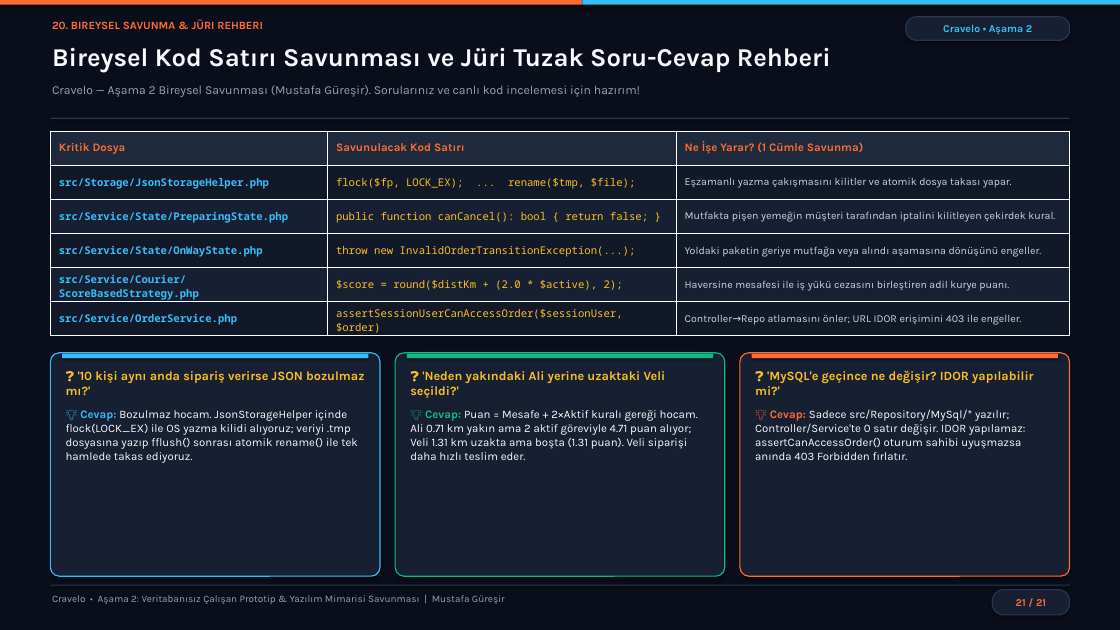
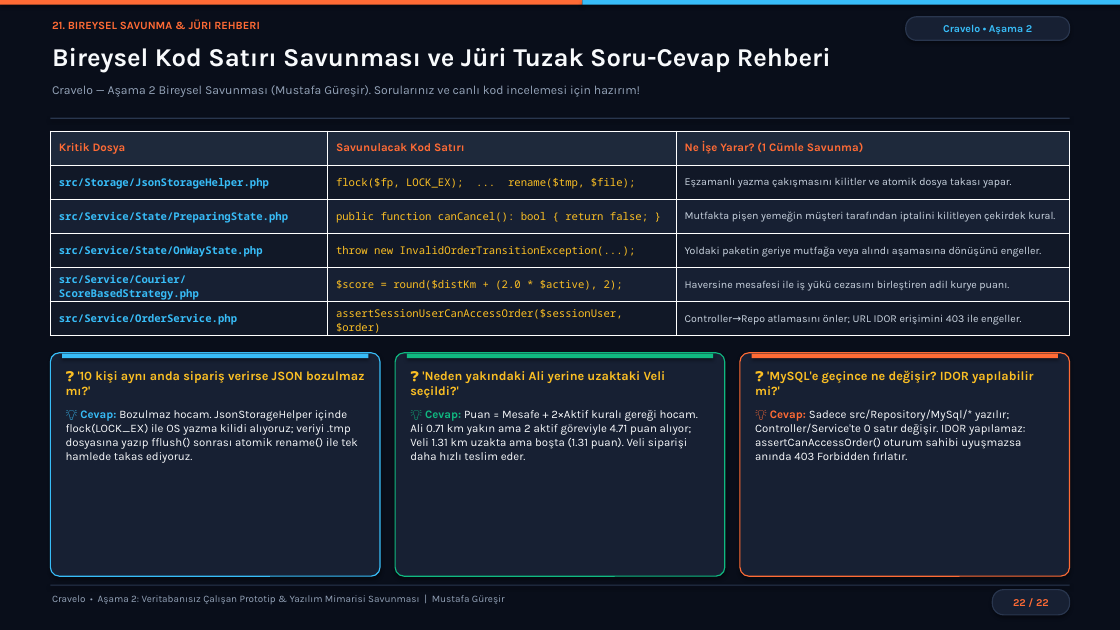
Before and after one commit to mustafaguresir/Cravelo, a slide deck: slide 22 of Cravelo_Asama2_Sunum.pptx (slide 21 before the commit). Drawn at 1120x630 pixels with LibreOffice and Linux fonts; fonts in the diff are those of the drawing. Boxes give left, top, right and bottom in pixels: in the first picture for what was removed or moved away, otherwise in the second. Text is boxed around its words. In the diff, an @@ line names an element or a change of style, - is before the commit and + after.

```diff
--- a/Cravelo_Asama2_Sunum.pptx
+++ b/Cravelo_Asama2_Sunum.pptx
@@ text at [52, 19, 260, 29]: text changed @@
-20. BIREYSEL SAVUNMA & JÜRI REHBERI
+21. BIREYSEL SAVUNMA & JÜRI REHBERI
@@ text in rounded rectangle at [1013, 599, 1049, 606]: text changed @@
-21 / 21
+22 / 22
```
Also in this commit, not shown: 20 other slides changed, 1 slide added, 1 other file.
